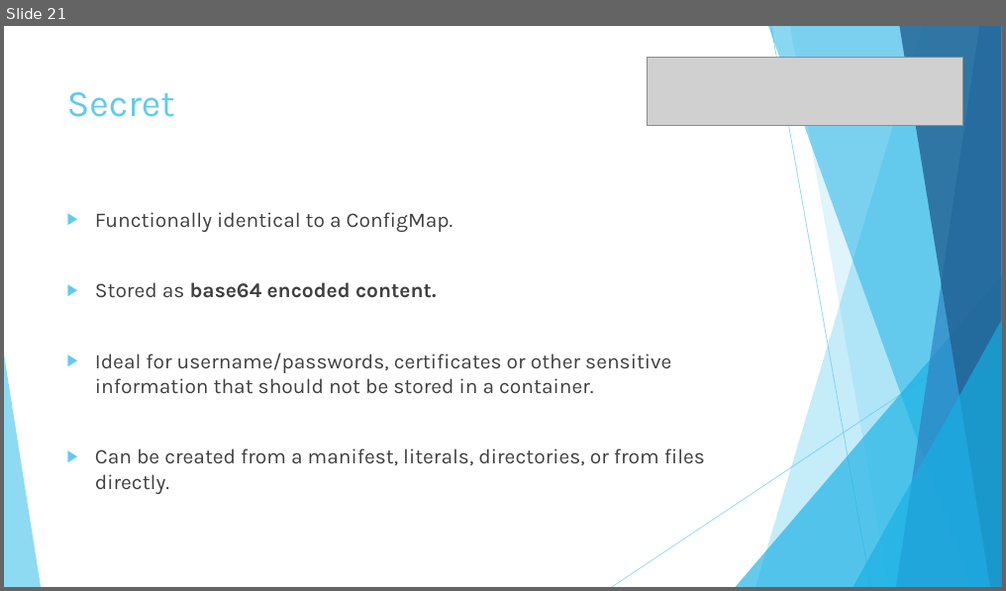
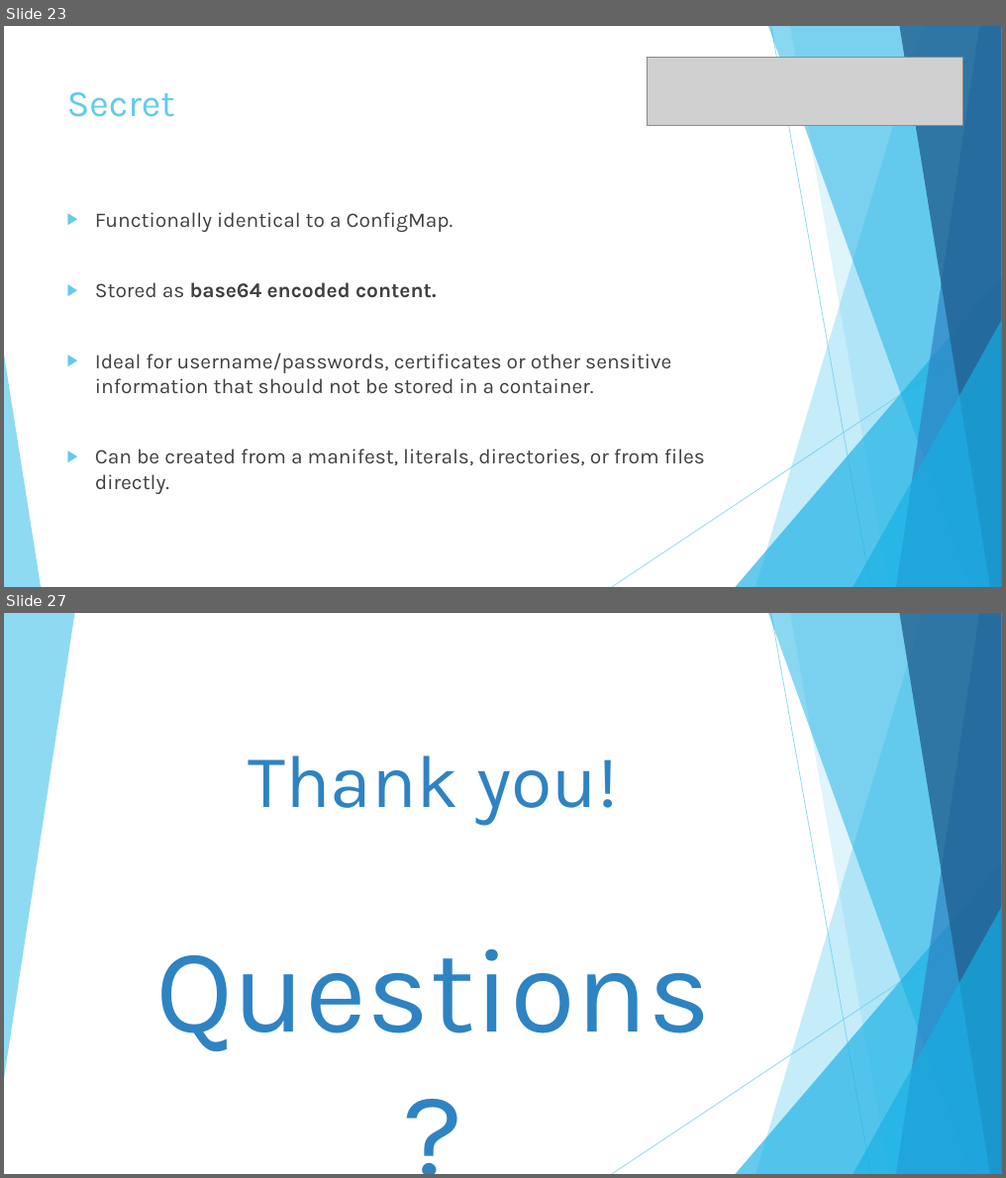
Before and after one commit to fsforza/kubernetes-demo, a slide deck: slides/kube-demo.pptx. Shown one above the other, each under a label of ours: slide 21 before the commit, slides 23 and 27 after it; the slides between them are not shown. The pictures are 1006x591 and 1006x1178 pixels, drawn with LibreOffice and Linux fonts; fonts in the diff are those of the drawing; grey boxes stand for pictures. Boxes give left, top, right and bottom in pixels: in the first picture for what was removed or moved away, otherwise in the second. Text is boxed around its words. In the diff, an @@ line names an element or a change of style, - is before the commit and + after.

```diff
--- a/slides/kube-demo.pptx
+++ b/slides/kube-demo.pptx
@@ slide 27 added at [4, 613, 1002, 1174], background #FFFFFF; not listed: 9 template elements that a slide beside it also shows @@
@@ freeform shape added at [4, 613, 74, 1078], fill #5FCBEF at 70% opacity @@
@@ text added at [155, 756, 711, 1052], 115 pt, text #2E83C3 @@
+Thank you!
+Questions?
@@ what was slide 21 is now slide 23 @@
```
Also in this commit, not shown: 9 slides changed, 3 other slides added, 3 slides removed.
